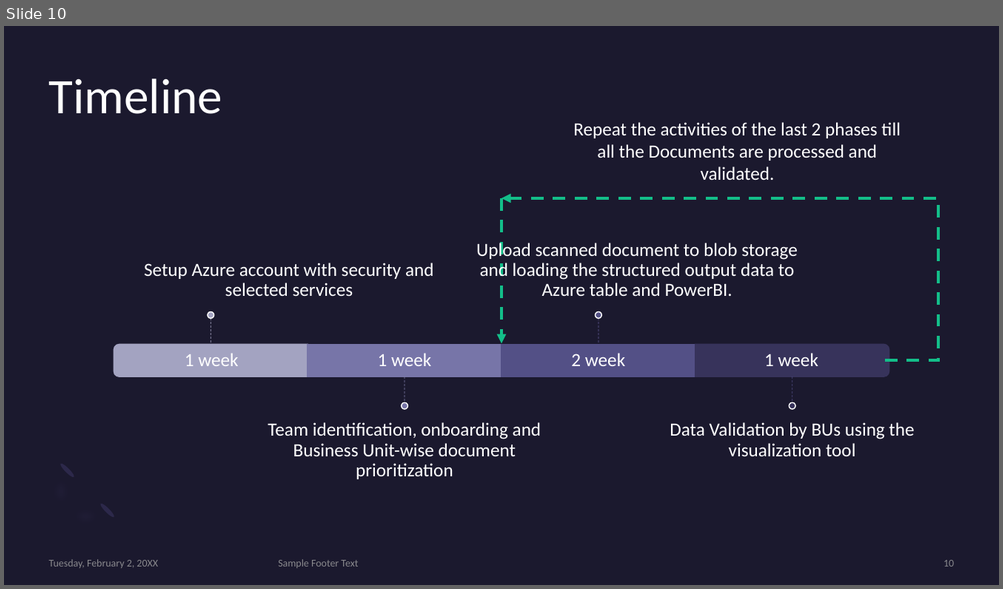
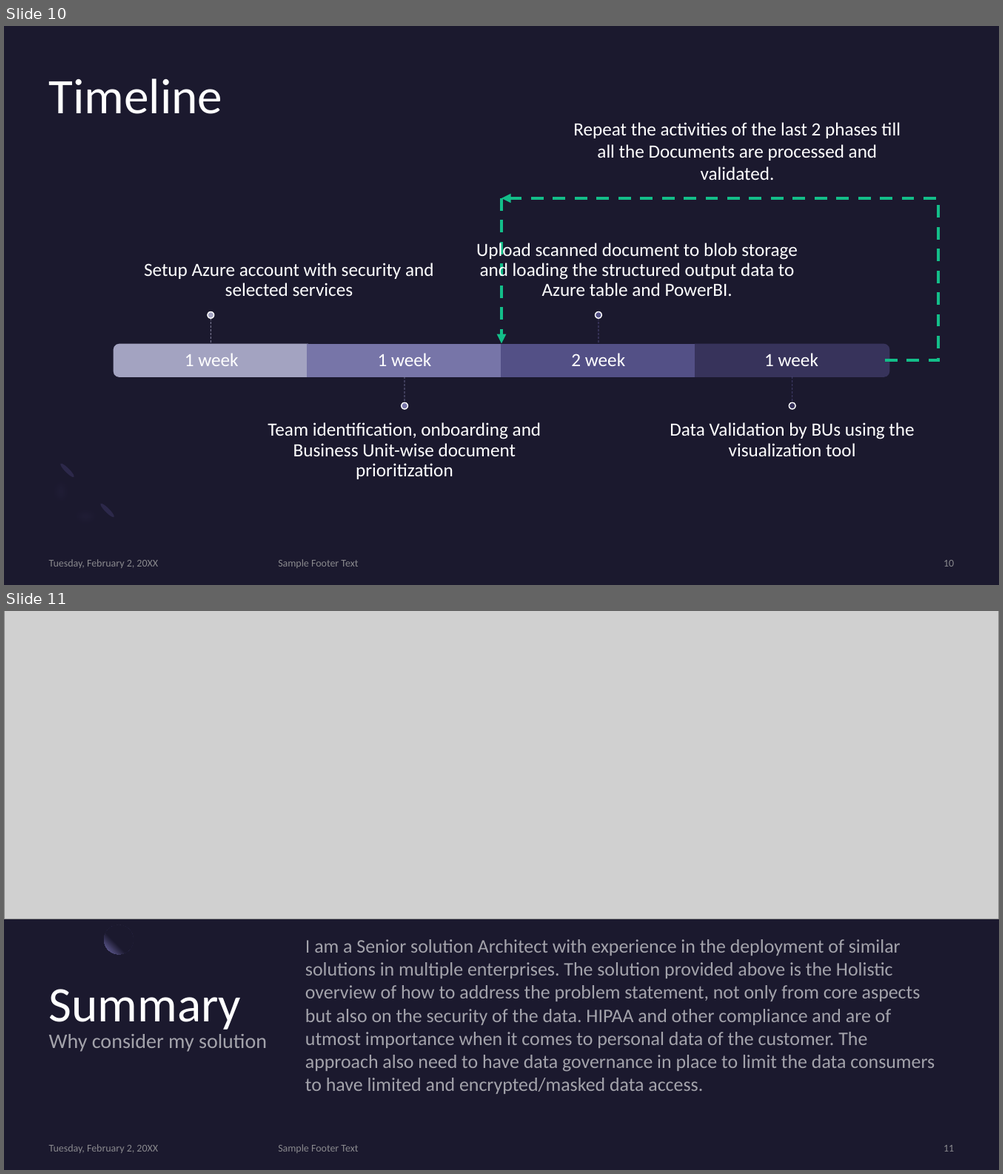
Before and after one commit to joymaitra/TechGIG_SBI_Image_Documentation, a slide deck: Image Document Optimizer.pptx. Shown one above the other, each under a label of ours: slide 10 before the commit, slides 10 and 11 after it. The pictures are 1003x589 and 1003x1174 pixels, drawn with LibreOffice and Linux fonts; fonts in the diff are those of the drawing; grey boxes stand for pictures. Boxes give left, top, right and bottom in pixels: in the first picture for what was removed or moved away, otherwise in the second. Text is boxed around its words. In the diff, an @@ line names an element or a change of style, - is before the commit and + after.

```diff
--- a/Image Document Optimizer.pptx
+++ b/Image Document Optimizer.pptx
@@ slide 11 added at box(4, 611, 999, 1170), background #1B192E @@
@@ picture added at box(4, 611, 999, 919) @@
@@ ellipse added at box(104, 925, 133, 954), fill gradient #1B192E to #7771B2 @@
@@ text added at box(305, 940, 934, 1094), 18.5 pt, text #FFFFFF at 60% opacity @@
+I am a Senior solution Architect with experience in the deployment of similar solutions in multiple enterprises. The solution provided above is the Holistic overview of how to address the problem statement, not only from core aspects but also on the security of the data. HIPAA and other compliance and are of utmost importance when it comes to personal data of the customer. The approach also need to have data governance in place to limit the data consumers to have limited and encrypted/masked data access.
@@ title added at box(49, 989, 242, 1030), 48 pt, text #FFFFFF @@
+Summary
@@ text added at box(49, 1034, 267, 1052), 20 pt, text #FFFFFF at 60% opacity @@
+Why consider my solution
@@ text added at box(49, 1145, 158, 1153), 10 pt, text #A6A6A6 at 80% opacity @@
+Tuesday, February 2, 20XX
@@ text added at box(278, 1145, 358, 1153), 10 pt, text #A6A6A6 at 80% opacity @@
+Sample Footer Text
@@ page number added at box(943, 1145, 953, 1152), 10 pt, text #A6A6A6 at 80% opacity @@
+11
```
